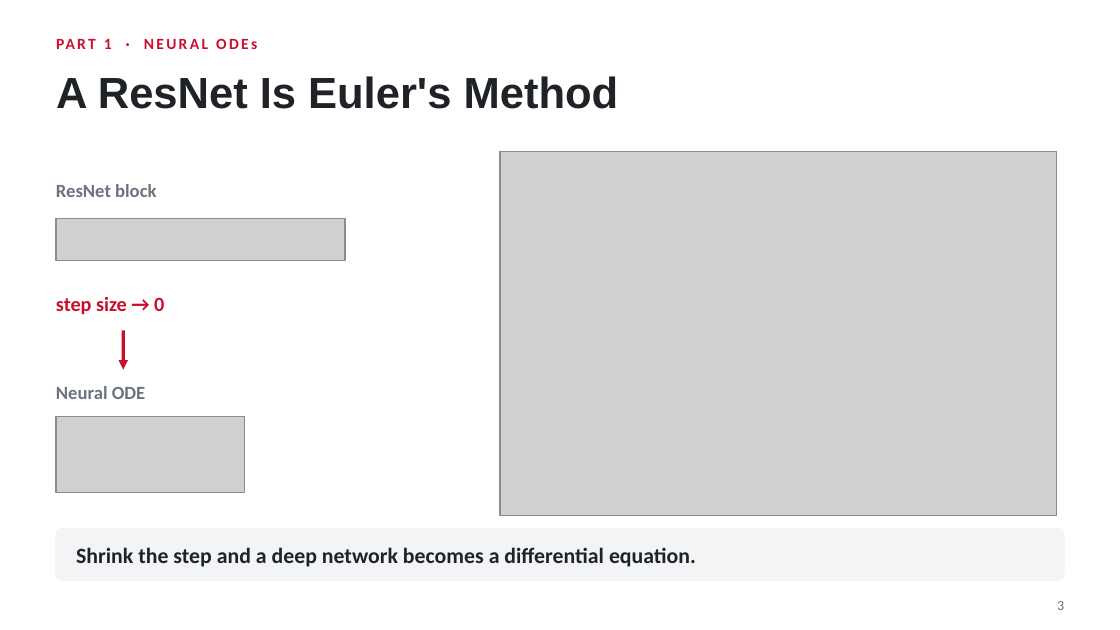
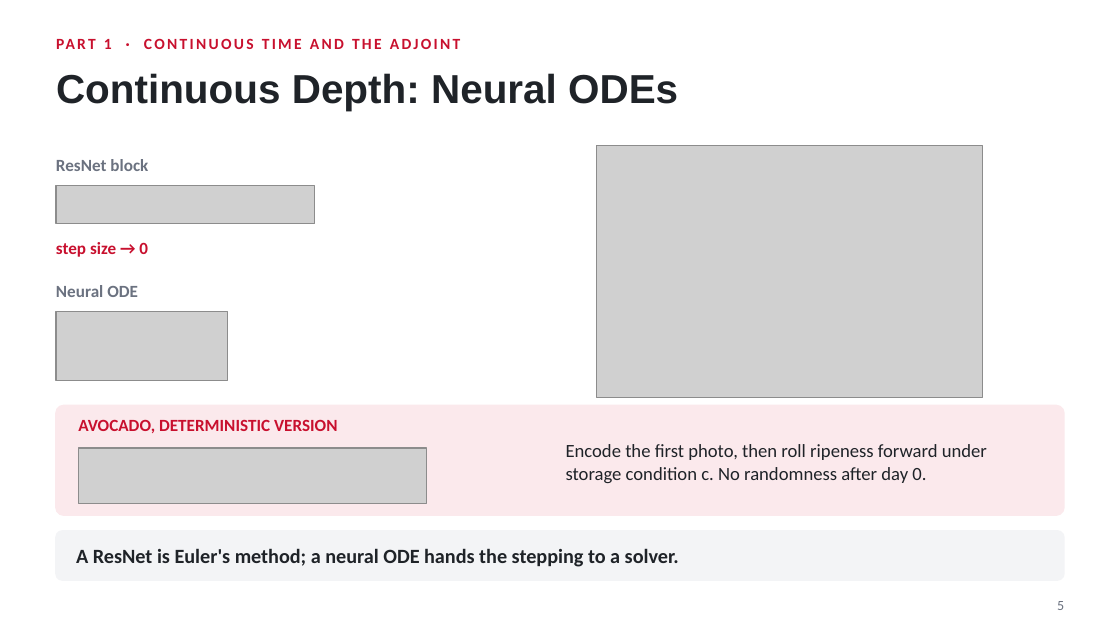
Before and after one commit to nishadw/neural-sde, a slide deck: slide 5 of lecture/neural_sde_lecture.pptx (slide 3 before the commit). Drawn at 1120x630 pixels with LibreOffice and Linux fonts; fonts in the diff are those of the drawing; grey boxes stand for pictures. Boxes give left, top, right and bottom in pixels: in the first picture for what was removed or moved away, otherwise in the second. Text is boxed around its words. In the diff, an @@ line names an element or a change of style, - is before the commit and + after.

```diff
--- a/lecture/neural_sde_lecture.pptx
+++ b/lecture/neural_sde_lecture.pptx
@@ title at [56,73,678,111]: text changed; size 28 to 26 pt @@
-A ResNet Is Euler's Method
+Continuous Depth: Neural ODEs
@@ picture: place and size @@
-picture at [500,151,1056,515]
+picture at [597,146,982,398]
@@ text "ResNet block": place and size @@
-text "ResNet block" at [56,184,156,197]
+text "ResNet block" at [56,159,148,171]
@@ text "ResNet block" at [56,159,148,171]: size 12 to 11 pt @@
@@ picture: place and size @@
-picture at [56,218,345,261]
+picture at [56,186,315,224]
@@ text "step size → 0": place and size @@
-text "step size → 0" at [56,297,164,315]
+text "step size → 0" at [56,242,148,257]
@@ text "step size → 0" at [56,242,148,257]: size 13 to 11 pt @@
@@ text "Neural ODE" at [56,285,138,297]: size 12 to 11 pt @@
@@ text "Neural ODE": place and size @@
-text "Neural ODE" at [56,386,145,399]
+text "Neural ODE" at [56,285,138,297]
@@ picture: place and size @@
-picture at [56,417,244,493]
+picture at [56,311,227,381]
@@ arrow removed from (123, 330) to (123, 370) @@
@@ rounded rectangle added at [56,405,1064,515], fill #FBE9EC, outline #FBE9EC 1 pt @@
@@ text added at [78,419,338,433], 11 pt, text #C8102E, bold @@
+AVOCADO, DETERMINISTIC VERSION
@@ picture added at [78,448,427,504] @@
@@ text added at [566,444,987,483], 12 pt, text #1F2328 @@
+Encode the first photo, then roll ripeness forward under storage condition c. No randomness after day 0.
@@ rounded rectangle at [56,531,1064,580]: proportions changed @@
@@ text at [76,548,679,567]: text changed; size 14 to 13 pt @@
-Shrink the step and a deep network becomes a differential equation.
+A ResNet is Euler's method; a neural ODE hands the stepping to a solver.
@@ page number at [1057,601,1064,610]: text changed @@
-3
+5
```
Also in this commit, not shown: 4 other slides changed, 21 slides added, 12 slides removed, 4 other files.
